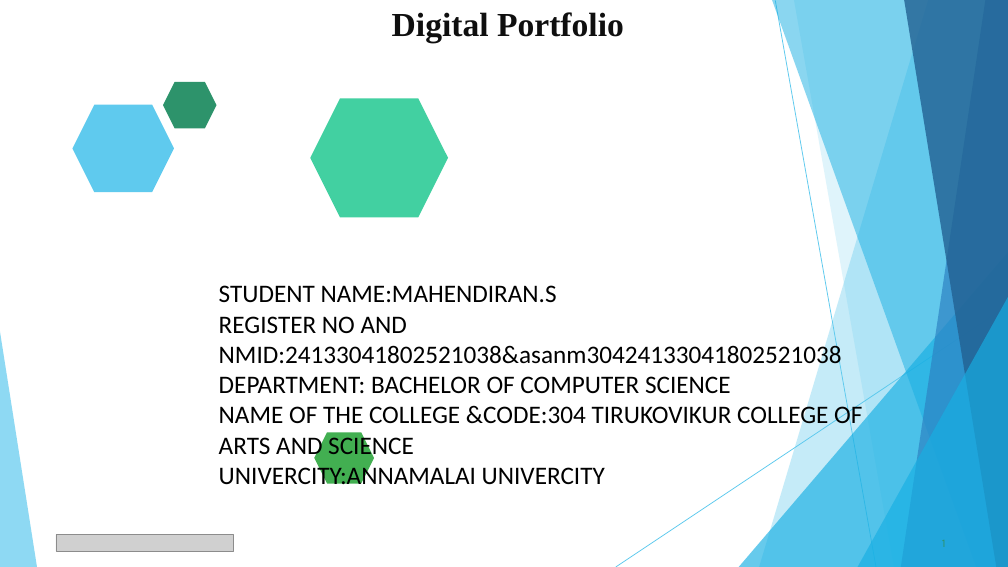
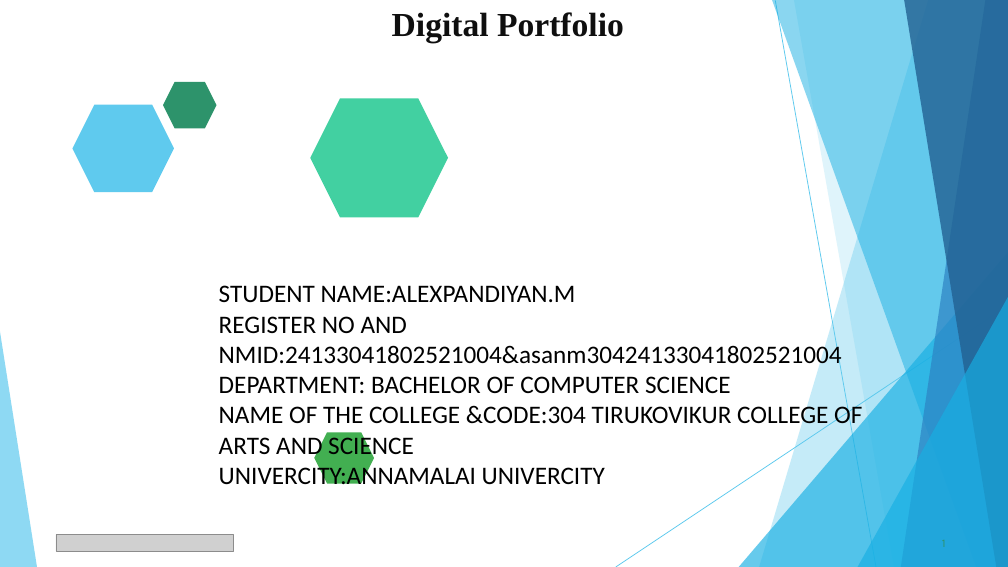
Before and after one commit to alekspandiyanm/Alekspandiyan-, a slide deck: slide 1 of PPT FWD TNSDC 2025 (1).pptx. Drawn at 1008x567 pixels with LibreOffice and Linux fonts; fonts in the diff are those of the drawing; grey boxes stand for pictures. Boxes give left, top, right and bottom in pixels: in the first picture for what was removed or moved away, otherwise in the second. Text is boxed around its words. In the diff, an @@ line names an element or a change of style, - is before the commit and + after.

```diff
--- a/PPT FWD TNSDC 2025 (1).pptx
+++ b/PPT FWD TNSDC 2025 (1).pptx
@@ text at (219, 285, 842, 369): text changed @@
-STUDENT NAME:MAHENDIRAN.S
-REGISTER NO AND NMID:24133041802521038&asanm30424133041802521038
+STUDENT NAME:ALEXPANDIYAN.M
+REGISTER NO AND NMID:24133041802521004&asanm30424133041802521004
```
Also in this commit, not shown: 6 other slides changed.
